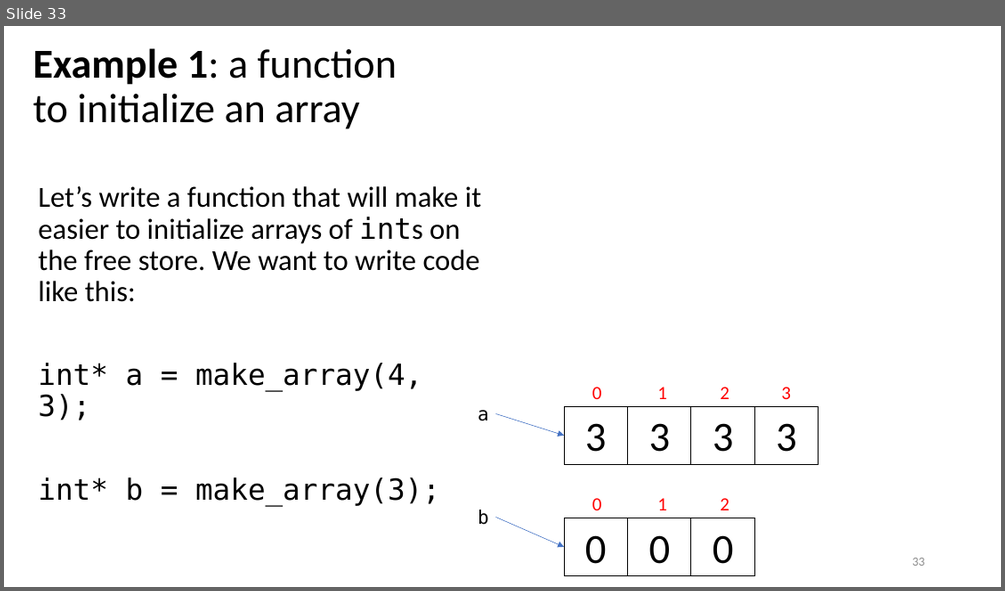
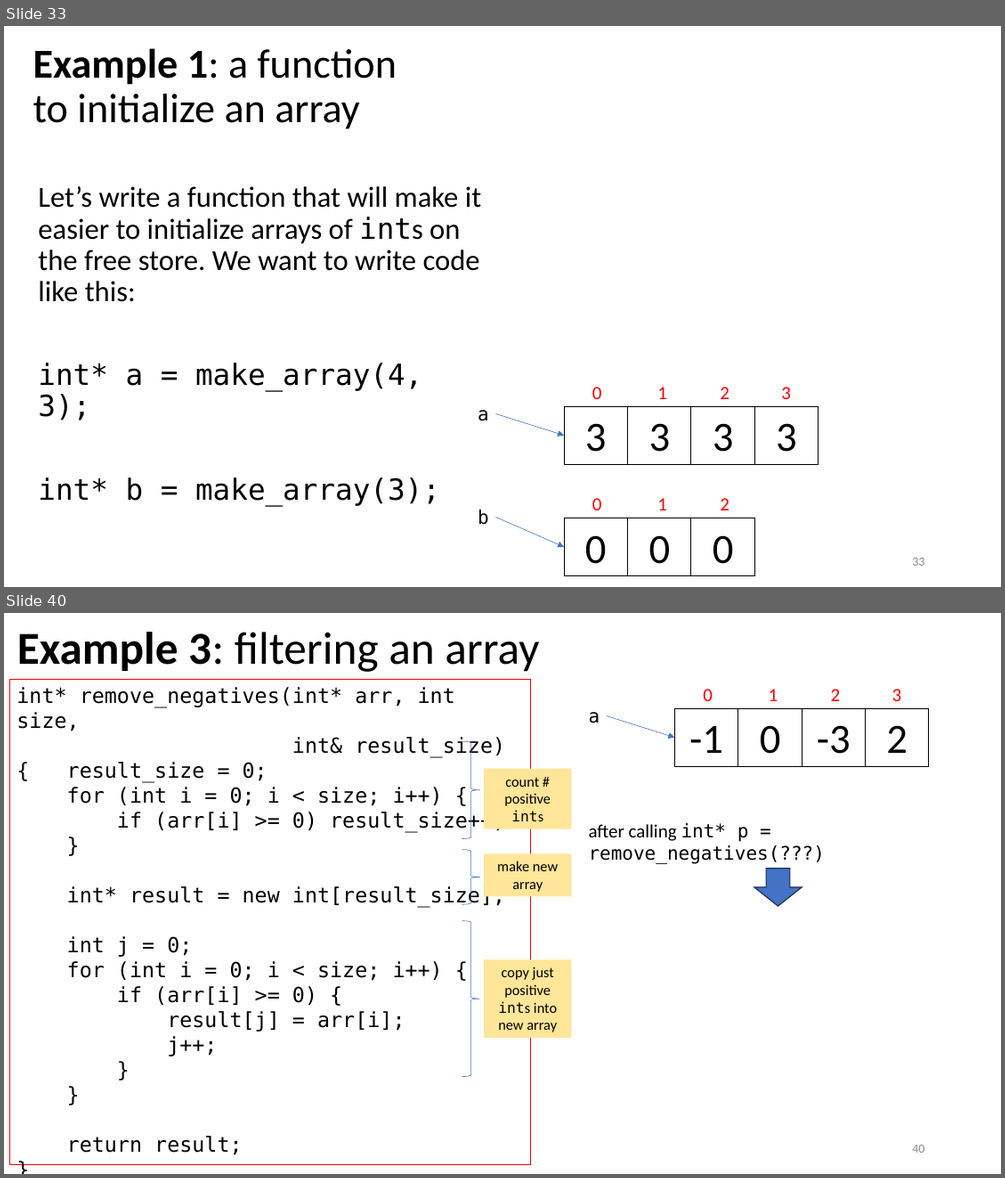
Before and after one commit to tjd1234/cmpt135spring2024, a slide deck: sample_code/week3/week3_cmpt135.pptx. Shown one above the other, each under a label of ours: slide 33 before the commit, slides 33 and 40 after it; the slides between them are not shown. The pictures are 1005x591 and 1005x1178 pixels, drawn with LibreOffice and Linux fonts; fonts in the diff are those of the drawing. Boxes give left, top, right and bottom in pixels: in the first picture for what was removed or moved away, otherwise in the second. Text is boxed around its words. In the diff, an @@ line names an element or a change of style, - is before the commit and + after.

```diff
--- a/sample_code/week3/week3_cmpt135.pptx
+++ b/sample_code/week3/week3_cmpt135.pptx
@@ slide 40 added at [4,613,1001,1174], background #FFFFFF @@
@@ text added at [17,632,539,672], 44 pt, text #000000 @@
+Example 3: filtering an array
@@ rectangle added at [9,679,531,1165], outline #FF0000 0.75 pt, 20 pt, text #000000 @@
+int* remove_negatives(int* arr, int size,
+int& result_size)
+{ result_size = 0;
+for (int i = 0; i < size; i++) {
+if (arr[i] >= 0) result_size++;
+}
+int* result = new int[result_size];
+int j = 0;
+for (int i = 0; i < size; i++) {
+if (arr[i] >= 0) {
+result[j] = arr[i];
+j++;
+}
+}
+return result;
+}
@@ group added at [675,689,929,766]: 4 rectangles, 4 texts @@
+-1
+0
+-3
+2
+0
+1
+2
+3
@@ text added at [589,712,600,723], 18 pt, text #000000 @@
+a
@@ arrow added from (607, 716) to (675, 737), #4472C4 0.5 pt @@
@@ right brace added at [462,742,480,839], outline #4472C4 0.5 pt @@
@@ rectangle added at [484,769,572,829], fill #FFE699, 14 pt, text #000000 @@
+count # positive ints
@@ text added at [589,823,825,864], 18 pt, text #000000 @@
+after calling int* p = remove_negatives(???)
@@ right brace added at [462,850,480,904], outline #4472C4 0.5 pt @@
@@ rectangle added at [484,854,572,896], fill #FFE699, 14 pt, text #000000 @@
+make new array
@@ down arrow added at [754,868,802,906], fill #4472C4, outline #1E3256 1 pt @@
@@ right brace added at [462,921,480,1077], outline #4472C4 0.5 pt @@
@@ rectangle added at [484,959,572,1037], fill #FFE699, 14 pt, text #000000 @@
+copy just positive ints into new array
@@ page number added at [912,1144,924,1152], 12 pt, text #8C8C8C @@
+40
```
Also in this commit, not shown: 6 slides changed, 2 other slides added.
